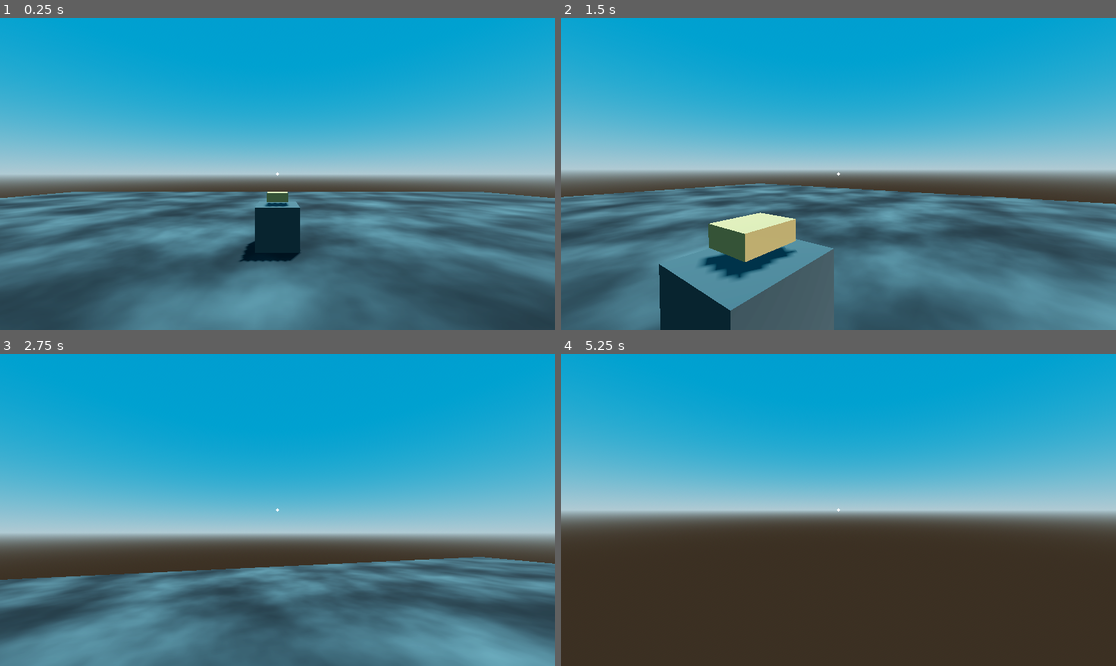
Above: before the commit, frames 1-4 (two rows, left to right).
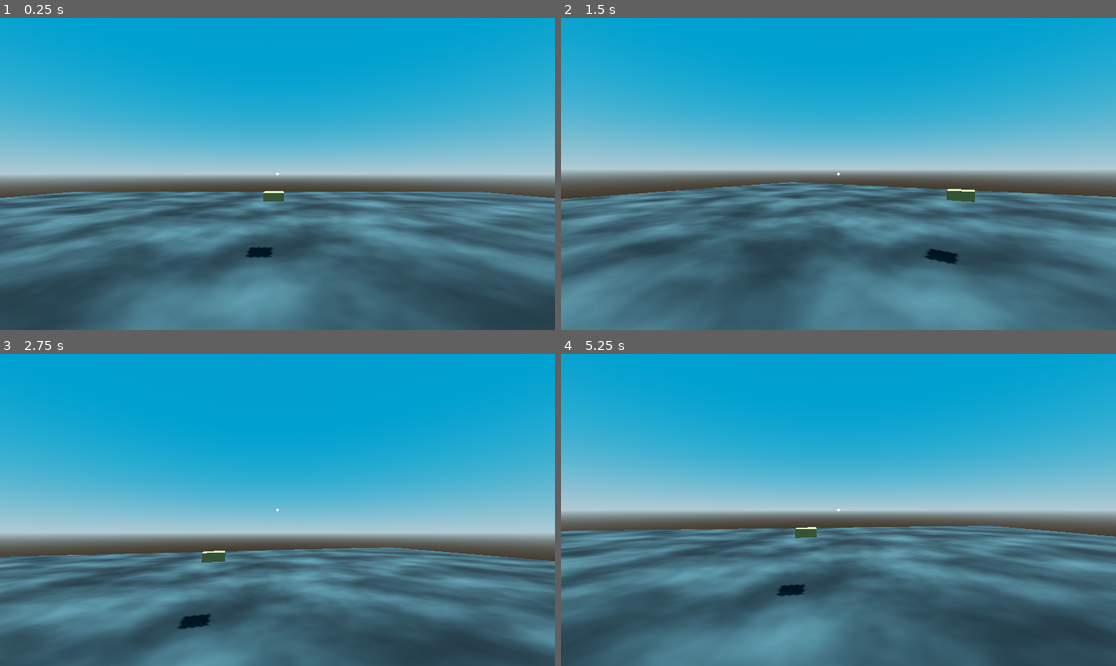
Above: after the commit, the same moments.

Repository: ZsoltHevesi/spooky-cooking-sim
Game: Godot game, scene res://3d_cooking/worlds/restaurant.tscn
Same seed, same stepped clock (60 frames per second), same inputs: the game is played once before the commit and once after it. This scene is started directly instead of the project's main scene.
Inputs (mouse positions are in pixels of both pictures, inside the frame that each line leads up to):
- Up to frame 1 (0.25 s): no input
- Up to frame 2 (1.5 s): tap Enter at 0.5 s; move the mouse to (866, 174) at 0.52 s; hold W (move_forward) from 0.53 s (still down); tap E (interact) at 0.6, 1.35 s; click (866, 174) at 0.67 s; move the mouse to (810, 174) at 1.27 s
- Up to frame 3 (2.75 s): keep holding W (move_forward); move the mouse to (288, 503) at 2.02 s; tap E (interact) at 2.1 s
- Up to frame 4 (5.25 s): keep holding W (move_forward); move the mouse to (832, 516) at 2.77 s; tap E (interact) every 0.75 s from 2.85 to 5.1 s; click (832, 516) at 2.92 s; move the mouse to (877, 513) at 3.52 s; move the mouse to (794, 506) at 4.27 s; move the mouse to (844, 510) at 5.02 s; click (844, 510) at 5.17 s

The runs differ from the first frame. In frame 1, 1.5% of the frame differs, in the area x 1-100%, y 55-79%; in frame 2, 27%; in frame 3, 21%; in frame 4, 44%, in the area x 0-100%, y 55-100%.

Commit message:
New stove scene

Diff:
--- a/3d_cooking/remote_transform_3d.gd
+++ /dev/null
@@ -1,6 +0,0 @@
-extends RemoteTransform3D
-
-
-# Called when the node enters the scene tree for the first time.
-func _ready():
-	axis_lock_linear_y = true
--- /dev/null
+++ b/3d_cooking/stove_prototype.tscn
@@ -0,0 +1,25 @@
+[gd_scene load_steps=4 format=3 uid="uid://dkvtpsehkkh4g"]
+
+[sub_resource type="BoxMesh" id="BoxMesh_1dita"]
+
+[sub_resource type="StandardMaterial3D" id="StandardMaterial3D_ox0yi"]
+albedo_color = Color(0.440979, 0.440979, 0.440979, 1)
+metallic = 1.0
+
+[sub_resource type="ConcavePolygonShape3D" id="ConcavePolygonShape3D_gjy78"]
+data = PackedVector3Array(-0.5, 0.5, 0.5, 0.5, 0.5, 0.5, -0.5, -0.5, 0.5, 0.5, 0.5, 0.5, 0.5, -0.5, 0.5, -0.5, -0.5, 0.5, 0.5, 0.5, -0.5, -0.5, 0.5, -0.5, 0.5, -0.5, -0.5, -0.5, 0.5, -0.5, -0.5, -0.5, -0.5, 0.5, -0.5, -0.5, 0.5, 0.5, 0.5, 0.5, 0.5, -0.5, 0.5, -0.5, 0.5, 0.5, 0.5, -0.5, 0.5, -0.5, -0.5, 0.5, -0.5, 0.5, -0.5, 0.5, -0.5, -0.5, 0.5, 0.5, -0.5, -0.5, -0.5, -0.5, 0.5, 0.5, -0.5, -0.5, 0.5, -0.5, -0.5, -0.5, 0.5, 0.5, 0.5, -0.5, 0.5, 0.5, 0.5, 0.5, -0.5, -0.5, 0.5, 0.5, -0.5, 0.5, -0.5, 0.5, 0.5, -0.5, -0.5, -0.5, 0.5, 0.5, -0.5, 0.5, -0.5, -0.5, -0.5, 0.5, -0.5, 0.5, 0.5, -0.5, -0.5, -0.5, -0.5, -0.5)
+
+[node name="stove_prototype" type="MeshInstance3D" groups=["stove"]]
+transform = Transform3D(1, 0, 0, 0, 1, 0, 0, 0, 1, 0, 0.5, 0)
+mesh = SubResource("BoxMesh_1dita")
+surface_material_override/0 = SubResource("StandardMaterial3D_ox0yi")
+
+[node name="StaticBody3D" type="StaticBody3D" parent="."]
+collision_layer = 3
+collision_mask = 3
+
+[node name="CollisionShape3D" type="CollisionShape3D" parent="StaticBody3D"]
+shape = SubResource("ConcavePolygonShape3D_gjy78")
+
+[node name="CameraAnchor" type="Marker3D" parent="."]
+transform = Transform3D(1, 0, 0, 0, 0.86845, 0.495777, 0, -0.495777, 0.86845, 0, 1.76309, 1.78271)
--- a/3d_cooking/worlds/restaurant.tscn
+++ b/3d_cooking/worlds/restaurant.tscn
@@ -1,8 +1,8 @@
-[gd_scene load_steps=15 format=3 uid="uid://dlfrjnwd65y4m"]
+[gd_scene load_steps=12 format=3 uid="uid://dlfrjnwd65y4m"]
 
 [ext_resource type="PackedScene" uid="uid://i0wpxhmxkq6p" path="res://player/player.tscn" id="1_3xlh7"]
 [ext_resource type="PackedScene" uid="uid://t6g25kc7neum" path="res://3d_cooking/burger_top_bun.tscn" id="1_hfn3w"]
-[ext_resource type="Script" path="res://3d_cooking/worlds/stove_prototype.gd" id="2_gwrtu"]
+[ext_resource type="PackedScene" uid="uid://dkvtpsehkkh4g" path="res://3d_cooking/stove_prototype.tscn" id="3_jr16j"]
 
 [sub_resource type="ProceduralSkyMaterial" id="ProceduralSkyMaterial_80w24"]
 sky_top_color = Color(4.33177e-06, 0.483109, 0.689181, 1)
@@ -35,15 +35,6 @@
 [sub_resource type="ConcavePolygonShape3D" id="ConcavePolygonShape3D_5lg2l"]
 data = PackedVector3Array(20, 0, 20, -20, 0, 20, 20, 0, -20, -20, 0, 20, -20, 0, -20, 20, 0, -20)
 
-[sub_resource type="BoxMesh" id="BoxMesh_1dita"]
-
-[sub_resource type="StandardMaterial3D" id="StandardMaterial3D_ox0yi"]
-albedo_color = Color(0.440979, 0.440979, 0.440979, 1)
-metallic = 1.0
-
-[sub_resource type="ConcavePolygonShape3D" id="ConcavePolygonShape3D_gjy78"]
-data = PackedVector3Array(-0.5, 0.5, 0.5, 0.5, 0.5, 0.5, -0.5, -0.5, 0.5, 0.5, 0.5, 0.5, 0.5, -0.5, 0.5, -0.5, -0.5, 0.5, 0.5, 0.5, -0.5, -0.5, 0.5, -0.5, 0.5, -0.5, -0.5, -0.5, 0.5, -0.5, -0.5, -0.5, -0.5, 0.5, -0.5, -0.5, 0.5, 0.5, 0.5, 0.5, 0.5, -0.5, 0.5, -0.5, 0.5, 0.5, 0.5, -0.5, 0.5, -0.5, -0.5, 0.5, -0.5, 0.5, -0.5, 0.5, -0.5, -0.5, 0.5, 0.5, -0.5, -0.5, -0.5, -0.5, 0.5, 0.5, -0.5, -0.5, 0.5, -0.5, -0.5, -0.5, 0.5, 0.5, 0.5, -0.5, 0.5, 0.5, 0.5, 0.5, -0.5, -0.5, 0.5, 0.5, -0.5, 0.5, -0.5, 0.5, 0.5, -0.5, -0.5, -0.5, 0.5, 0.5, -0.5, 0.5, -0.5, -0.5, -0.5, 0.5, -0.5, 0.5, 0.5, -0.5, -0.5, -0.5, -0.5, -0.5)
-
 [node name="world" type="Node3D"]
 
 [node name="BurgerTopBun" parent="." instance=ExtResource("1_hfn3w")]
@@ -67,15 +58,4 @@
 [node name="CollisionShape3D" type="CollisionShape3D" parent="floor/StaticBody3D"]
 shape = SubResource("ConcavePolygonShape3D_5lg2l")
 
-[node name="stove_prototype" type="MeshInstance3D" parent="." groups=["stove"]]
-transform = Transform3D(1, 0, 0, 0, 1, 0, 0, 0, 1, 0, 0.5, -5)
-mesh = SubResource("BoxMesh_1dita")
-surface_material_override/0 = SubResource("StandardMaterial3D_ox0yi")
-script = ExtResource("2_gwrtu")
-
-[node name="StaticBody3D" type="StaticBody3D" parent="stove_prototype"]
-collision_layer = 3
-collision_mask = 3
-
-[node name="CollisionShape3D" type="CollisionShape3D" parent="stove_prototype/StaticBody3D"]
-shape = SubResource("ConcavePolygonShape3D_gjy78")
+[node name="stove_prototype" parent="." instance=ExtResource("3_jr16j")]
